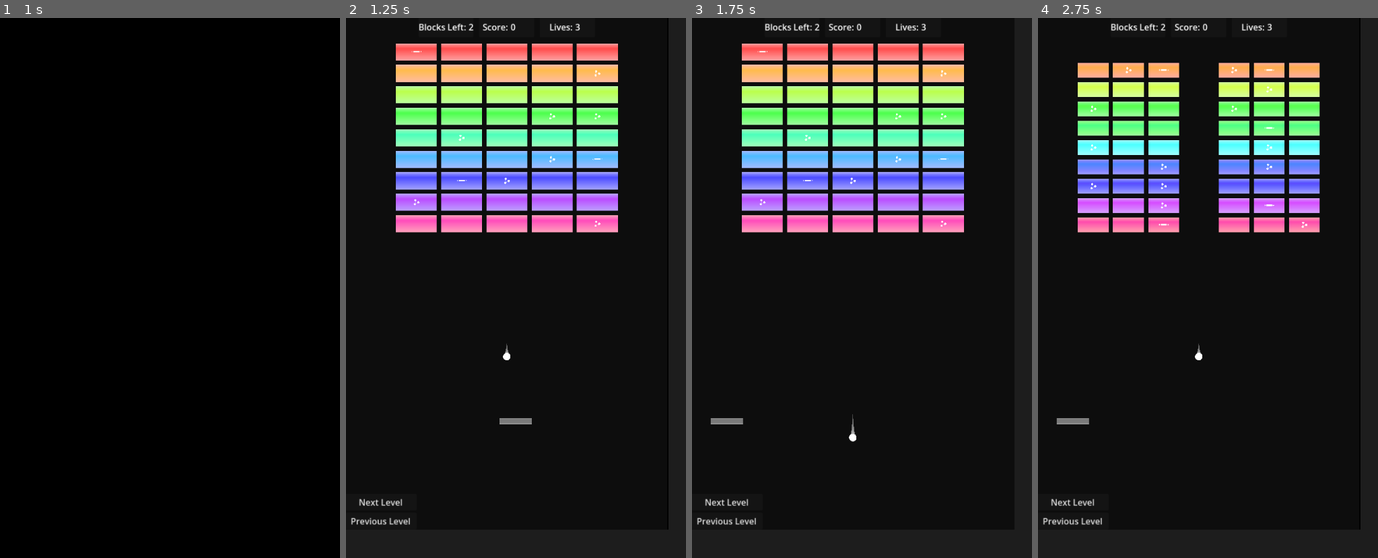
Above: before the commit, frames 1-4 (left to right).
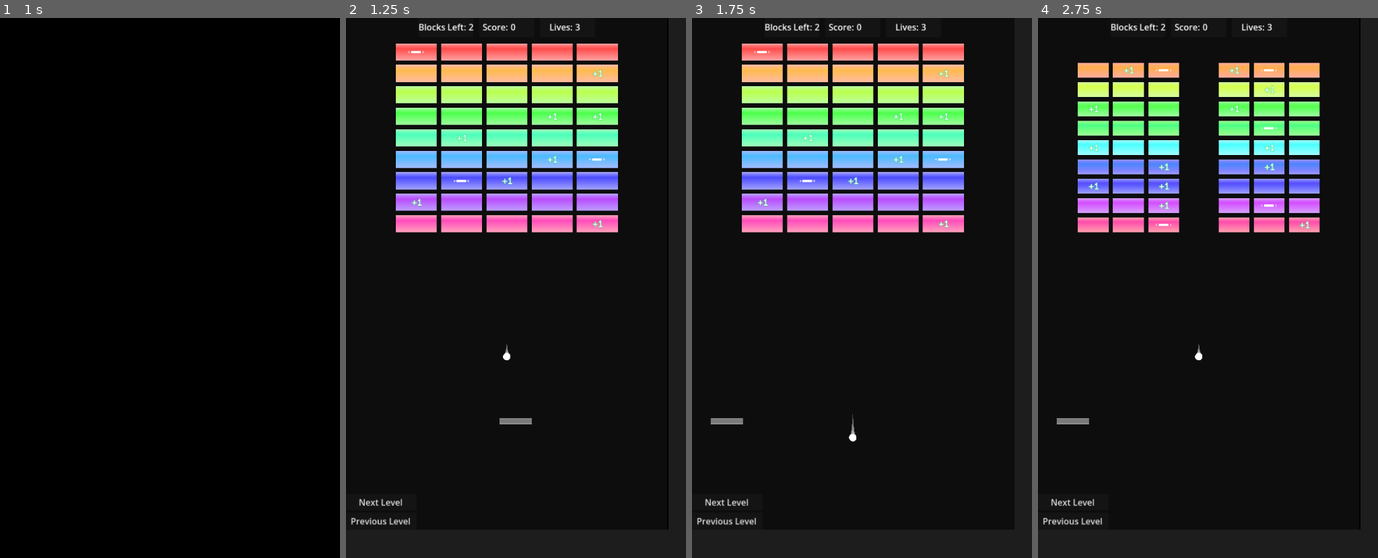
Above: after the commit, the same moments.

Repository: ProudFridge/Breakout
Game: Godot game, scene res://scenes/main_menu/main_menu.tscn
Two runs of this game, one before a commit and one after it. Both use one fixed random seed, a clock stepped at 60 frames per second and the inputs below. Sound files missing from this copy of the repository are replaced by a short silence.
Inputs:
- Up to frame 1 (1 s): click "Start" at 0.5 s
- Up to frame 2 (1.25 s): no input
- Up to frame 3 (1.75 s): click "Next Level" at 1.25 s
- Up to frame 4 (2.75 s): click "Next Level" at 2 s

Frame 1 is identical in both runs. In frame 2, 0.3% of the frame differs, in the area x 18-77%, y 6-39%; in frame 3, 0.3%; in frame 4, 0.4%, in the area x 14-81%, y 8-40%.

Commit message:
Add more sound effects, replace the clone texture with a +1 label

Diff:
--- a/scenes/ball/ball.gd
+++ b/scenes/ball/ball.gd
@@ -35,6 +35,7 @@
 		if body.is_in_group("BottomWall"):
 			print(_get_ball_count())
 			if _get_ball_count() <= 1:
+				AudioManager.play_sound("death")
 				reset_ball()
 				died.emit()
 			else:
--- a/scenes/block/block.gd
+++ b/scenes/block/block.gd
@@ -21,9 +21,12 @@
 	update_health_label()
 
 	if ability == Ability.AbilityType.CLONE:
-		$CloneSprite.visible = true
+		$CloneLabel.visible = true
+		print(modulate)
+		$CloneLabel.label_settings.outline_color = Color(1 - mesh.modulate.r,1- mesh.modulate.g,1- mesh.modulate.b,1)
 	elif ability == Ability.AbilityType.GROW:
 		$GrowSprite.visible = true
+		#$GrowSprite.modulate = Color(1 - mesh.modulate.r,1- mesh.modulate.g,1- mesh.modulate.b,1)
 
 # Decreases the block's health
 func take_damage(damage: float, ball: Ball) -> void:
--- a/scenes/block/block.tscn
+++ b/scenes/block/block.tscn
@@ -2,6 +2,8 @@
 
 [ext_resource type="Script" uid="uid://nfq5jd1ec32a" path="res://scenes/block/block.gd" id="1_c27ow"]
 [ext_resource type="Shader" uid="uid://c5sm1o3plmmgj" path="res://shaders/block.gdshader" id="2_vpped"]
+[ext_resource type="Shader" uid="uid://bt07cj8kl3p76" path="res://shaders/ability_texture.gdshader" id="3_1y88q"]
+[ext_resource type="FontFile" uid="uid://dl2r5vgsaa8h3" path="res://assets/fonts/better_vcr/BetterVCR 25.09.ttf" id="3_kg8ri"]
 [ext_resource type="Texture2D" uid="uid://c8ifnsqg3r2fj" path="res://assets/abilitiy_textures/clone.png" id="3_rfxuc"]
 [ext_resource type="Texture2D" uid="uid://bm27mjes7fre3" path="res://assets/abilitiy_textures/grow.png" id="4_66klm"]
 
@@ -33,6 +35,25 @@
 [sub_resource type="LabelSettings" id="LabelSettings_c27ow"]
 font_size = 14
 font_color = Color(0, 0, 0, 1)
+
+[sub_resource type="LabelSettings" id="LabelSettings_2m7xh"]
+font = ExtResource("3_kg8ri")
+font_size = 14
+outline_size = 2
+
+[sub_resource type="Gradient" id="Gradient_1y88q"]
+offsets = PackedFloat32Array(0, 0.4642857, 1)
+colors = PackedColorArray(0, 0, 0, 1, 0.7508575, 0.4332524, 0.36536932, 1, 1, 1, 1, 1)
+
+[sub_resource type="GradientTexture2D" id="GradientTexture2D_vsyte"]
+gradient = SubResource("Gradient_1y88q")
+
+[sub_resource type="ShaderMaterial" id="ShaderMaterial_hghty"]
+shader = ExtResource("3_1y88q")
+shader_parameter/overlay_texture = SubResource("GradientTexture2D_vsyte")
+shader_parameter/zoom_factor = 7.0
+shader_parameter/move_speed = 2.6630001264925
+shader_parameter/transparency = 60.0
 
 [node name="Block" type="CharacterBody2D" unique_id=1082513130]
 collision_mask = 3
@@ -68,12 +89,30 @@
 horizontal_alignment = 1
 vertical_alignment = 1
 
+[node name="CloneLabel" type="Label" parent="." unique_id=1066486606]
+visible = false
+anchors_preset = 8
+anchor_left = 0.5
+anchor_top = 0.5
+anchor_right = 0.5
+anchor_bottom = 0.5
+offset_left = -9.0
+offset_top = -8.0
+offset_right = 16.0
+offset_bottom = 10.0
+grow_horizontal = 2
+grow_vertical = 2
+text = "+1"
+label_settings = SubResource("LabelSettings_2m7xh")
+
 [node name="CloneSprite" type="Sprite2D" parent="." unique_id=1617896351]
 visible = false
+material = SubResource("ShaderMaterial_hghty")
 scale = Vector2(0.125, 0.125)
 texture = ExtResource("3_rfxuc")
 
 [node name="GrowSprite" type="Sprite2D" parent="." unique_id=1938077394]
 visible = false
-scale = Vector2(0.1875, 0.1875)
+position = Vector2(-1, 1)
+scale = Vector2(0.3, 0.3)
 texture = ExtResource("4_66klm")
--- a/scenes/main_menu/grid_container.gd
+++ b/scenes/main_menu/grid_container.gd
@@ -19,7 +19,7 @@
 		button.button_down.connect(func() -> void:
 			if tween: tween.kill()
 			button.offset_transform_scale = Vector2(0.95, 0.95)
-			AudioManager.play_sound("press")
+			AudioManager.play_sound("buttonPress")
 			)
 
 		button.button_up.connect(func() -> void:
--- a/scenes/managers/ability_manager/ability_manager.gd
+++ b/scenes/managers/ability_manager/ability_manager.gd
@@ -16,12 +16,16 @@
 func _on_block_manager_block_removed(block: Block, ball: Ball) -> void:
 	if block.ability == Ability.AbilityType.CLONE:
 		print("CLONE")
+		AudioManager.play_sound("clone")
 		var ballInstance: Ball = BALL.instantiate()
 		ballInstance.position = ball.position - Vector2(10, 10)
 		ballInstance.initial_vector = ball.velocity.normalized().rotated(randf_range(-PI / 6, PI / 6))
-		ballInstance.modulate = Color.AQUA
+		ballInstance.modulate = Color.from_hsv(randf_range(0, 1), 1, 1, 1)
 
 		add_child(ballInstance)
 	elif block.ability == Ability.AbilityType.GROW:
-		paddle.set_size(Vector2(paddle.get_size().x * 1.2, paddle.get_size().y))
-		get_tree().create_timer(5).timeout.connect(func() -> void: paddle.set_size(Vector2(paddle.get_size().x / 1.2, paddle.get_size().y)))
+		print("GROW")
+		AudioManager.play_sound("grow")
+		# TODO: Make the paddle blink as it grows
+		paddle.tween_size(Vector2(paddle.get_size().x * 1.2, paddle.get_size().y))
+		get_tree().create_timer(5).timeout.connect(func() -> void: paddle.tween_size(Vector2(paddle.get_size().x / 1.2, paddle.get_size().y)))
--- a/scenes/managers/audio_manager/audio_manager.gd
+++ b/scenes/managers/audio_manager/audio_manager.gd
@@ -14,7 +14,13 @@
 	"press": [preload("res://assets/sound_effects/pop_1.wav"),
 				preload("res://assets/sound_effects/pop_2.wav"),
 				preload("res://assets/sound_effects/pop_3.wav"),
-				preload("res://assets/sound_effects/pop_4.wav")]
+				preload("res://assets/sound_effects/pop_4.wav")],
+	"buttonPress" : [preload("res://assets/sound_effects/Retro8.ogg"),
+				preload("res://assets/sound_effects/Retro9.ogg"),
+				preload("res://assets/sound_effects/Retro10.ogg")],
+	"clone" : [preload("res://assets/sound_effects/Retro PickUp 18.wav")],
+	"grow" : [preload("res://assets/sound_effects/Retro PowerUP 09.wav")],
+	"death" : [preload("res://assets/sound_effects/Retro Impact Metal 36.wav")]
 }
 
 # Plays a selected sound from the audio_streams dictionnary
--- a/scenes/paddle/paddle.gd
+++ b/scenes/paddle/paddle.gd
@@ -39,5 +39,12 @@
 	collision_shape.shape.size = size
 	mesh_instance.scale = size
 
+func tween_size(size: Vector2) -> void:
+	collision_shape.shape.size = size
+
+	var meshTween: Tween = get_tree().create_tween()
+	meshTween.tween_property(mesh_instance, "scale", size, 0.5)
+	meshTween.set_ease(Tween.EASE_OUT).set_trans(Tween.TRANS_EXPO)
+
 func get_size() -> Vector2:
 	return mesh_instance.scale
--- /dev/null
+++ b/shaders/ability_texture.gdshader
@@ -0,0 +1,31 @@
+shader_type canvas_item;
+
+// Uniforms to control the overlay texture and transparency level
+uniform sampler2D overlay_texture : hint_default_white;
+uniform float zoom_factor : hint_range(1.0, 10.0) = 7.0;
+uniform float move_speed : hint_range(0.0, 5.0) = 0.2;
+uniform float transparency : hint_range(1.0, 100.0) = 60.0; // Transparency level between 1 and 100
+
+void fragment() {
+    // Base texture color
+    vec4 base_color = texture(TEXTURE, UV);
+
+    // Calculate offset for random movement based on time
+    float offset_x = sin(TIME * move_speed * 1.3 + sin(TIME * move_speed * 0.7)) * 0.05;
+    float offset_y = cos(TIME * move_speed * 0.9 + cos(TIME * move_speed * 0.5)) * 0.05;
+
+    // Apply zoom and offset to UV coordinates for the overlay
+    vec2 zoomed_uv = (UV - 0.5) / zoom_factor + 0.5 + vec2(offset_x, offset_y);
+
+    // Sample the overlay texture
+    vec4 overlay_color = texture(overlay_texture, zoomed_uv);
+
+    // Convert transparency percentage to a 0.0 - 1.0 range
+    float transparency_factor = clamp(transparency / 100.0, 0.0, 1.0);
+
+    // Determine if the overlay should be applied per pixel
+    float overlay_blend_factor = (base_color.a > 0.0) ? (transparency_factor * overlay_color.a) : 0.0;
+
+    // Blend the overlay with the base texture using the computed blend factor
+    COLOR = mix(base_color, overlay_color, overlay_blend_factor);
+}
Not shown, added: assets/sound_effects/Retro Impact Metal 36.wav.import
Not shown, added: assets/sound_effects/Retro PickUp 18.wav.import
Not shown, added: assets/sound_effects/Retro PowerUP 09.wav.import
Not shown, added: assets/sound_effects/Retro10.ogg.import
Not shown, added: assets/sound_effects/Retro8.ogg.import
Not shown, added: assets/sound_effects/Retro9.ogg.import
Not shown, added: assets/sound_effects/lose.wav.import
Not shown, added: assets/sound_effects/menu_blip.wav.import
Not shown, added: shaders/ability_texture.gdshader.uid
Not shown, added: assets/sound_effects/Retro Impact Metal 36.wav
Not shown, added: assets/sound_effects/Retro PickUp 18.wav
Not shown, added: assets/sound_effects/Retro PowerUP 09.wav
(and 5 more such lines)
